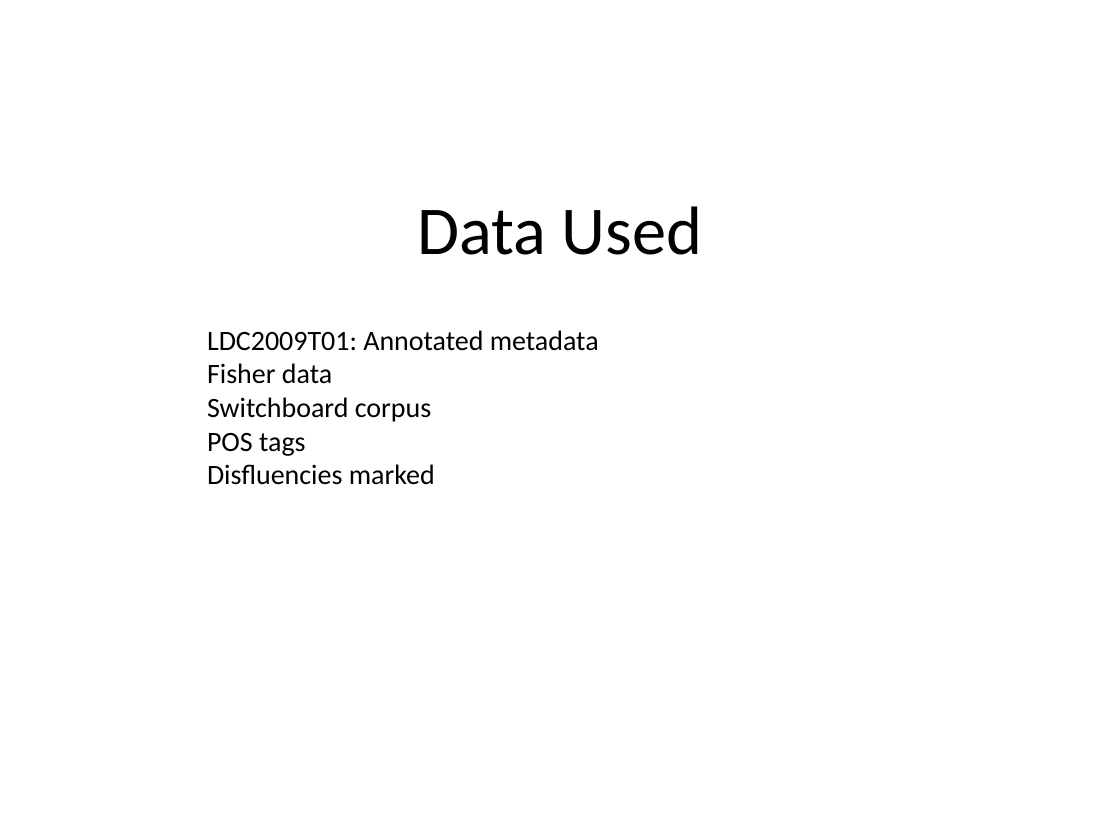
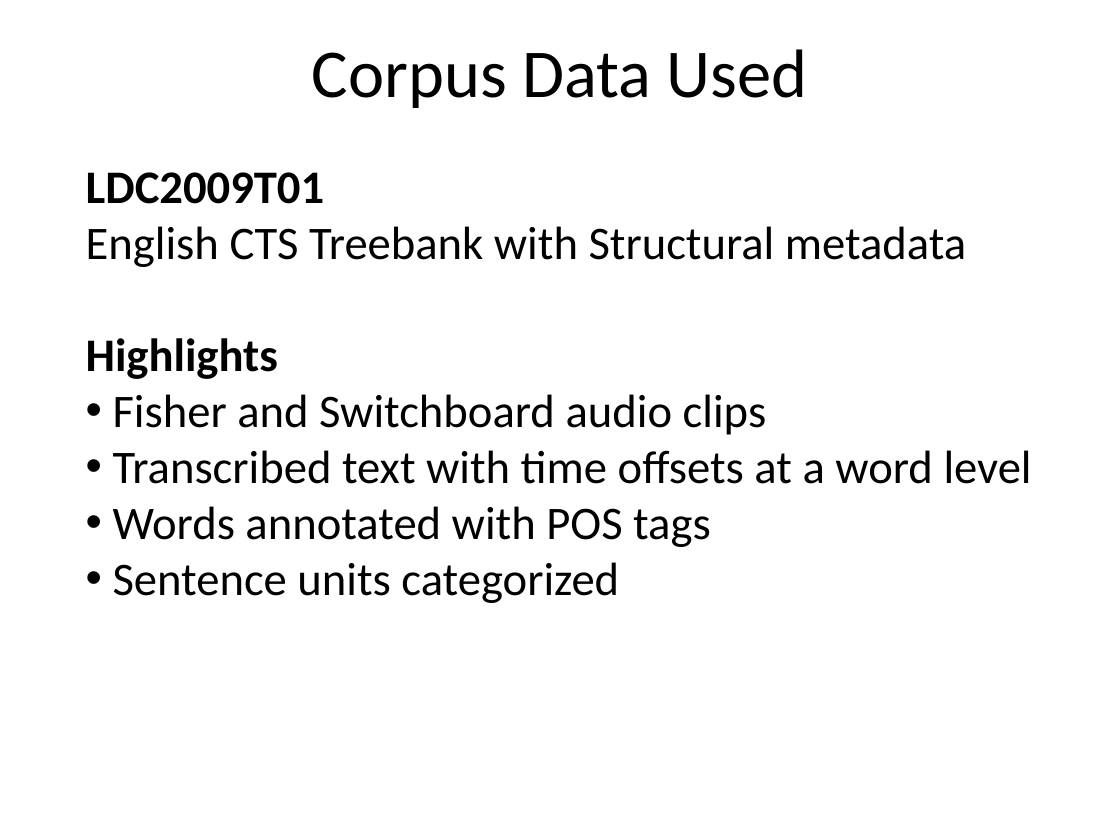
Before and after one commit to elingg/um-err-hmm, a slide deck: slide 3 of Poster.pptx (slide 2 before the commit). Drawn at 1120x840 pixels with LibreOffice and Linux fonts; fonts in the diff are those of the drawing. Boxes give left, top, right and bottom in pixels: in the first picture for what was removed or moved away, otherwise in the second. Text is boxed around its words. In the diff, an @@ line names an element or a change of style, - is before the commit and + after.

```diff
--- a/Poster.pptx
+++ b/Poster.pptx
@@ title at [312, 49, 808, 108]: text changed @@
-Data Used
+Corpus Data Used
@@ text "LDC2009T01" at [86, 172, 1032, 603]: vertical alignment top to middle @@
@@ text at [86, 172, 1032, 603]: text changed; size 18 to 30 pt @@
-LDC2009T01: Annotated metadata
-Fisher data
-Switchboard corpus
-POS tags
-Disfluencies marked
+LDC2009T01
+English CTS Treebank with Structural metadata
+Highlights
+• Fisher and Switchboard audio clips
+• Transcribed text with time offsets at a word level
+• Words annotated with POS tags
+• Sentence units categorized
```
Also in this commit, not shown: 1 other slide changed, 2 slides added, 4 other files.
